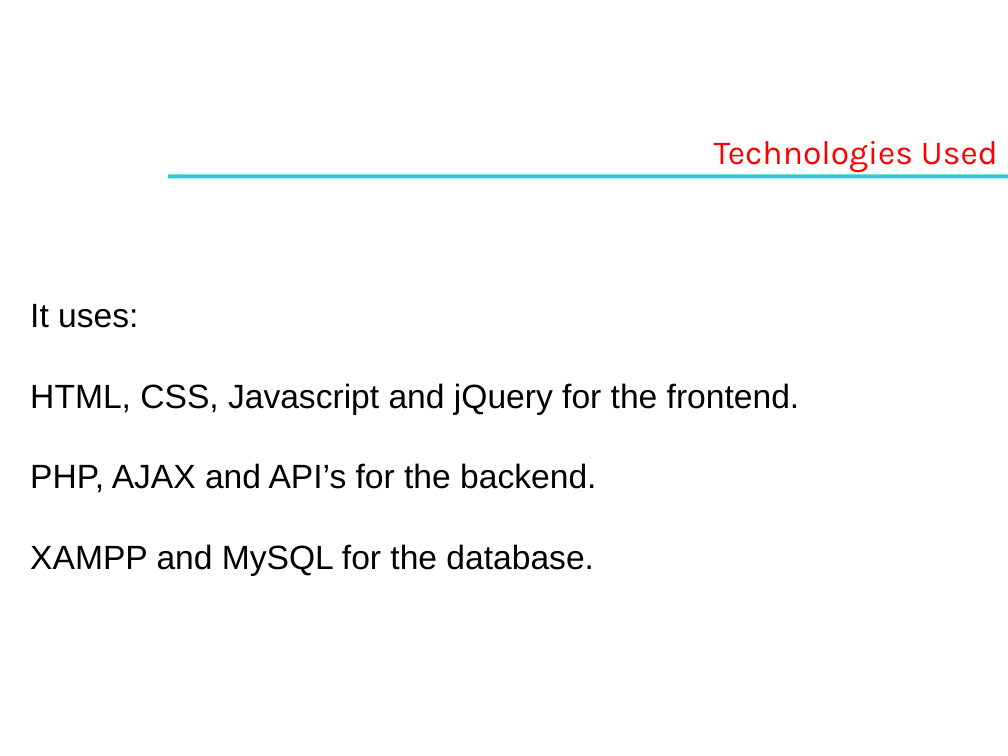
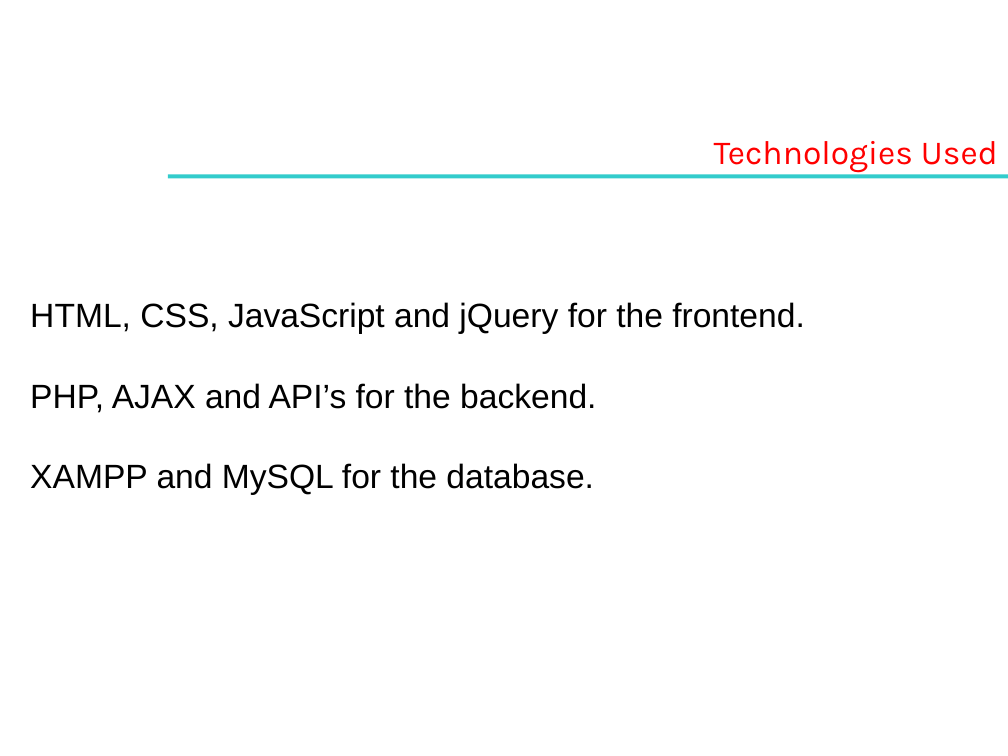
Before and after one commit to likithshekar/webtech2, a slide deck: slide 3 of 16April 4pm Pharmacy Website.pptx. Drawn at 1008x756 pixels with LibreOffice and Linux fonts; fonts in the diff are those of the drawing; background and template pictures are left out. Boxes give left, top, right and bottom in pixels: in the first picture for what was removed or moved away, otherwise in the second. Text is boxed around its words. In the diff, an @@ line names an element or a change of style, - is before the commit and + after.

```diff
--- a/16April 4pm Pharmacy Website.pptx
+++ b/16April 4pm Pharmacy Website.pptx
@@ text at bbox=[30, 302, 805, 334]: text changed @@
-It uses:
-HTML, CSS, Javascript and jQuery for the frontend.
+HTML, CSS, JavaScript and jQuery for the frontend.
```
Also in this commit, not shown: 1 other slide changed.
